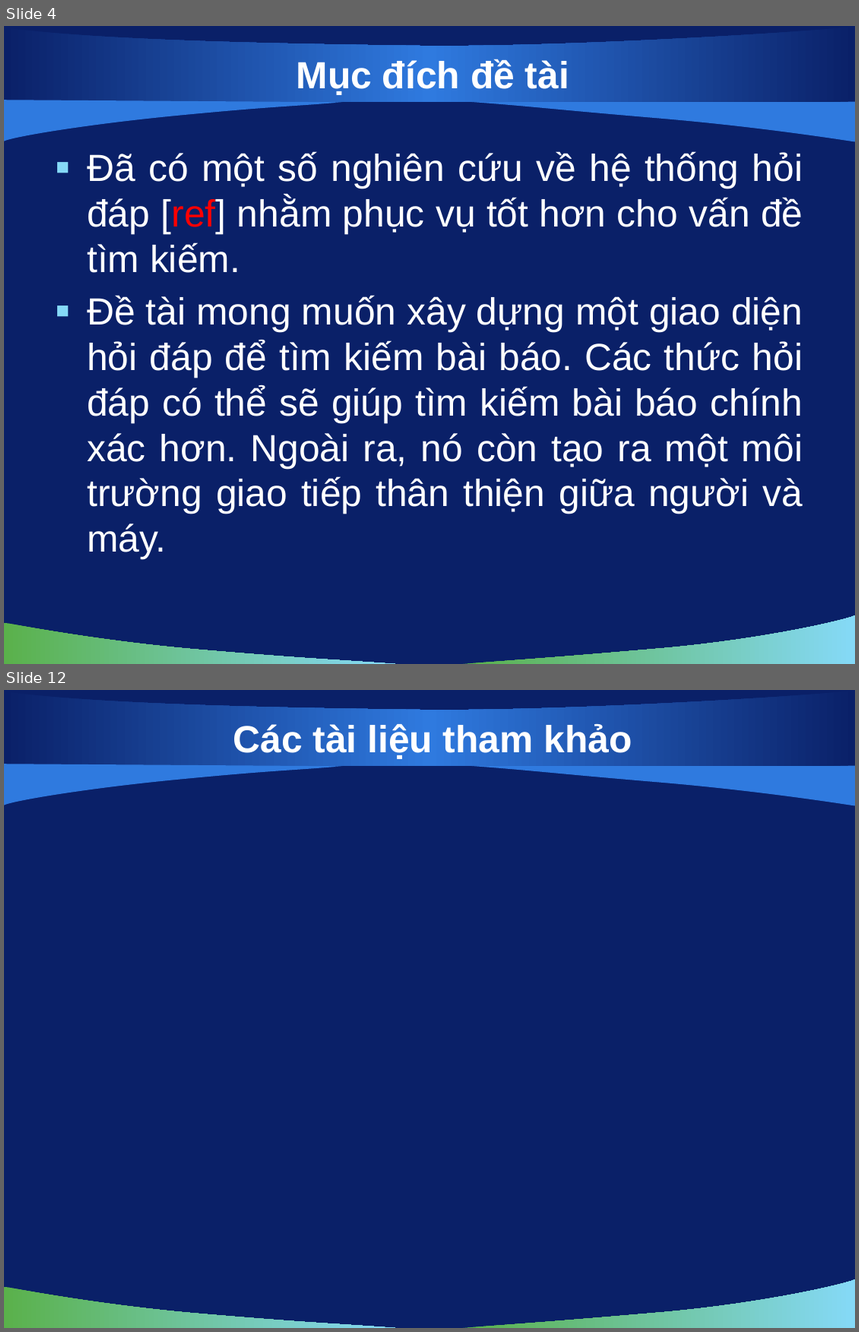
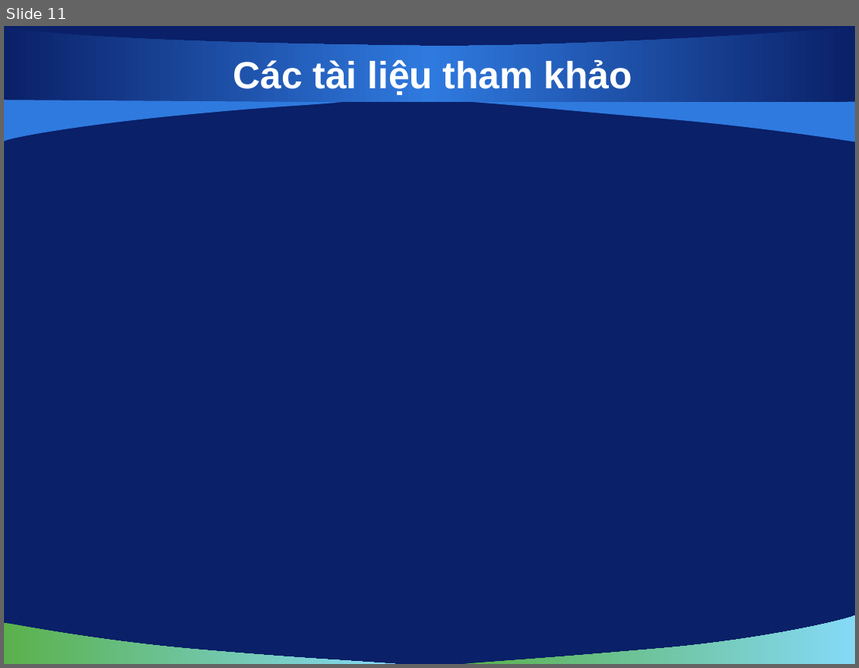
Before and after one commit to hungntit/filnalproject, a slide deck: De Cuong/bao cao luan van/slide 0.2.pptx. Shown one above the other, each under a label of ours: slides 4 and 12 before the commit, slide 11 after it; the slides between them are not shown. The pictures are 859x1332 and 859x668 pixels, drawn with LibreOffice and Linux fonts; fonts in the diff are those of the drawing; background and template pictures are left out. Boxes give left, top, right and bottom in pixels: in the first picture for what was removed or moved away, otherwise in the second. Text is boxed around its words. In the diff, an @@ line names an element or a change of style, - is before the commit and + after.

```diff
--- a/De Cuong/bao cao luan van/slide 0.2.pptx
+++ b/De Cuong/bao cao luan van/slide 0.2.pptx
@@ slide 4 removed at [4, 26, 855, 664], background picture (left out); not listed: 5 template elements that a slide beside it also shows @@
@@ title removed at [297, 59, 569, 95] @@
-Mục đích đề tài
@@ text removed at [87, 151, 804, 560] @@
-▪ Đã có một số nghiên cứu về hệ thống hỏi đáp [ref] nhằm phục vụ tốt hơn cho vấn đề tìm kiếm.
-▪ Đề tài mong muốn xây dựng một giao diện hỏi đáp để tìm kiếm bài báo. Các thức hỏi đáp có thể sẽ giúp tìm kiếm bài báo chính xác hơn. Ngoài ra, nó còn tạo ra một môi trường giao tiếp thân thiện giữa người và máy.
@@ what was slide 12 is now slide 11 @@
```
Also in this commit, not shown: 6 slides changed, 4 slides added, 4 other slides removed, 1 other file.
